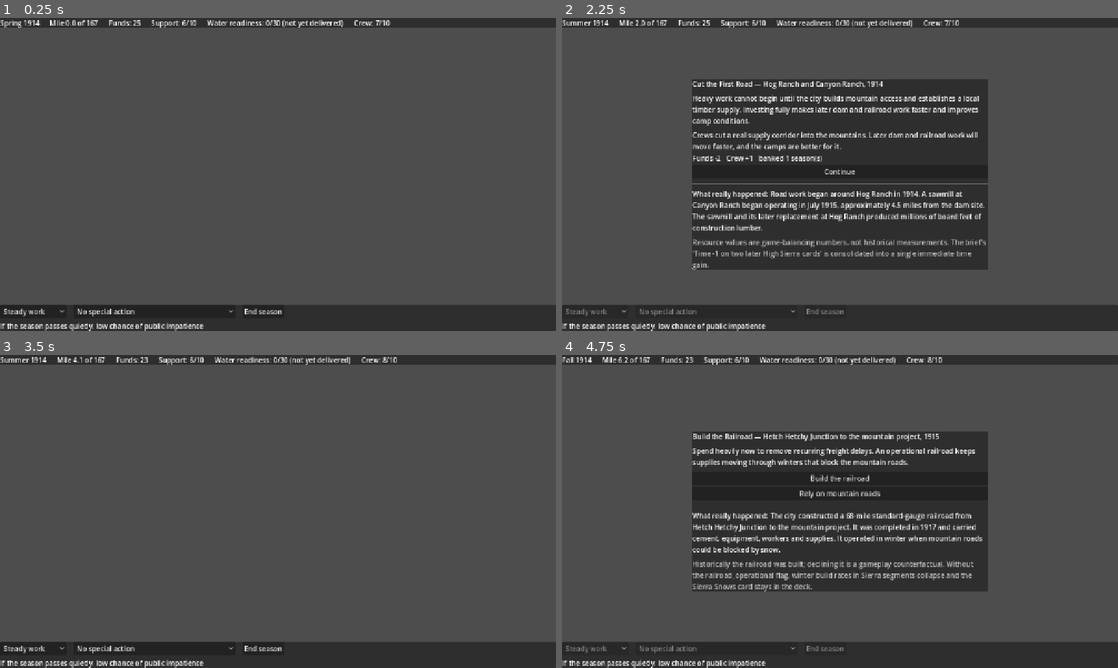
Above: before the commit, frames 1-4 (two rows, left to right).
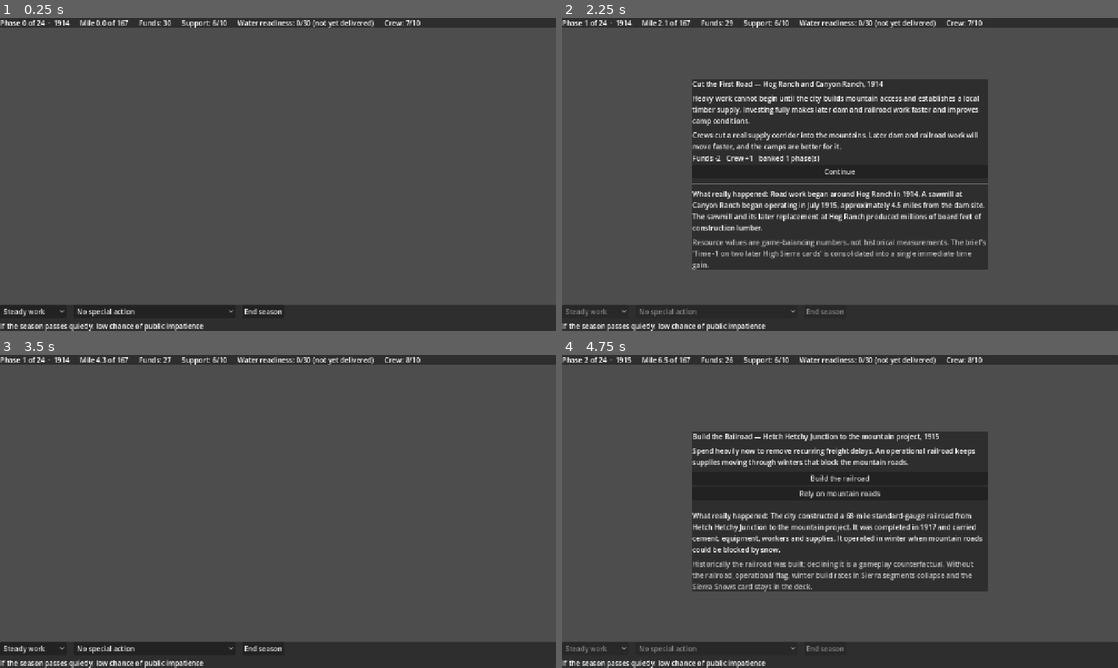
Above: after the commit, the same moments.

Repository: boxwrench/Hetchy-Trail
Game: Godot game, scene res://scenes/journey/journey.tscn
Two runs of this game, one before a commit and one after it. Both use one fixed random seed, a clock stepped at 60 frames per second and the inputs below.
Inputs:
- Up to frame 1 (0.25 s): no input
- Up to frame 2 (2.25 s): click "Steady work" at 0.5 s; click "End season" at 1.25 s; click "Build the full road and sawmi…" at 2 s
- Up to frame 3 (3.5 s): click "Continue" at 2.75 s
- Up to frame 4 (4.75 s): click "Steady work" at 3.5 s; click "End season" at 4.25 s

The runs differ from the first frame. In frame 1, 0.9% of the frame differs, in the area x 0-76%, y 0-4%; in frame 2, 0.9%, in the area x 0-76%, y 0-47%; in frame 3, 0.9%; in frame 4, 0.9%.

Commit message:
feat: 24-phase campaign replaces the 73-turn seasonal calendar
One turn is now one construction phase. Seasons survive only as narrative
framing in card prose; the game no longer simulates weather. Sierra build
penalty becomes division-scoped railroad dependence, preserving the reason to
build the railroad.

Removes GameState.season/Season and EventCard.winter_only. Adds phase,
PHASES_TOTAL, current_year(), phases_remaining().

Rebalances funds for the compressed campaign: two large bond measures echoing
the 1910 and 1928 issues replace an unlimited supply of small ones. Measured
canonical card cost is -34 against -24 phase overhead, so the old economy only
balanced by grinding the unbounded bond loop across 73 turns.

Harness: SMOKE PASS (214 checks); SIM PASS system_complete in 20 turns.

Co-Authored-By: Claude Opus 5 <noreply@anthropic.com>

Diff:
--- a/autoload/event_manager.gd
+++ b/autoload/event_manager.gd
@@ -76,14 +76,13 @@
 # --- internals ---------------------------------------------------------------
 
 func _available_cards() -> Array[EventCard]:
-	var is_winter := GameState.season == GameState.Season.WINTER
 	var out: Array[EventCard] = []
 	for card in deck:
 		if card.hazard_kind != &"":
 			continue   # hazards are drawn only by the pace-risk roll (see try_draw)
 		if drawn_ids.has(card.event_id):
 			continue
-		if card.is_available(GameState.miles_built, is_winter, GameState.flags):
+		if card.is_available(GameState.miles_built, GameState.flags):
 			out.append(card)
 	return out
 
@@ -139,14 +138,13 @@
 
 
 func _hazard_pool(kind: StringName) -> Array[EventCard]:
-	var is_winter := GameState.season == GameState.Season.WINTER
 	var out: Array[EventCard] = []
 	for card in deck:
 		if card.hazard_kind != kind:
 			continue
 		if drawn_ids.has(card.event_id):
 			continue
-		if card.is_available(GameState.miles_built, is_winter, GameState.flags):
+		if card.is_available(GameState.miles_built, GameState.flags):
 			out.append(card)
 	return out
 
--- a/autoload/game_state.gd
+++ b/autoload/game_state.gd
@@ -22,10 +22,9 @@
 signal crew_changed(value: int)
 signal miles_changed(value: float)
 signal flag_granted(flag: StringName)
-signal turn_advanced(year: int, season: int)
+signal turn_advanced(year: int, phase: int)
 signal game_ended(result: StringName)
 
-enum Season { WINTER, SPRING, SUMMER, FALL }
 enum Pace { REST, STEADY, PUSHED }
 
 const TOTAL_MILES := 167.0
@@ -33,28 +32,44 @@
 const HISTORICAL_FINISH_YEAR := 1934  # first water reached Pulgas October 24, 1934
 const FINAL_DEADLINE_YEAR := 1940     # hard loss: the city turns elsewhere
 
+## One turn is one construction phase, not a calendar season: six divisions,
+## four phases each. Seasons survive only as narrative framing inside card
+## prose -- the campaign does not simulate weather. Each affected card records
+## this in its assumption_note.
+const PHASES_TOTAL := 24
+const YEARS_SPAN := HISTORICAL_FINISH_YEAR - START_YEAR   # 20 years over 24 phases
+
 # --- Tuning knobs -----------------------------------------------------------
-const START_FUNDS := 25
+const START_FUNDS := 30
 const START_SUPPORT := 6
 const START_CREW := 7
 const METER_MAX := 10                 # cap for support and crew
 const READINESS_TARGET := 30          # display scale for water readiness
 
-const MILES_PER_SEASON := {
+## TUNING KNOB. Task 1 Step 10 adjusts STEADY only; PUSHED is always
+## STEADY * 1.6, rounded to one decimal.
+const MILES_PER_PHASE := {
 	Pace.REST: 0.0,
-	Pace.STEADY: 2.5,
-	Pace.PUSHED: 4.0,
+	Pace.STEADY: 6.5,
+	Pace.PUSHED: 10.4,
 }
-const PUSHED_CREW_DRIFT := -1         # crew change per pushed season
-const REST_CREW_DRIFT := 1            # crew change per rest season
-const WINTER_PAYROLL := 1             # funds spent every winter turn
-const PUMPING_SURCHARGE := 1          # extra winter cost if pumps were chosen
-const SNOWBOUND_FACTOR := 0.3         # winter rate in Sierra segments, no railroad
-const RAILROAD_WINTER_FACTOR := 0.8   # winter rate in Sierra segments with railroad
+const PUSHED_CREW_DRIFT := -1         # crew change per pushed phase
+const REST_CREW_DRIFT := 1            # crew change per rest phase
+const PHASE_OVERHEAD := 1             # funds spent every phase
+const PUMPING_SURCHARGE := 1          # extra per-phase cost if pumps were chosen
+## Sierra divisions build at this fraction until the railroad is operational.
+## Division-scoped, not calendar-scoped -- it is what makes the railroad worth
+## building now that the game no longer tracks winter.
+const NO_RAILROAD_FACTOR := 0.4
 
 const BOND_MIN_SUPPORT := 4           # support needed to issue a bond
-const BOND_FUNDS_GAIN := 3
+## A campaign authorizes two major bond measures, echoing the 1910 and 1928
+## issues -- large and rare, not an unlimited supply of small ones. This is
+## what funds a 24-phase campaign against -34 funds of canonical card costs
+## and -24 of phase overhead.
+const BOND_FUNDS_GAIN := 20
 const BOND_SUPPORT_COST := 1
+const MAX_BOND_ISSUES := 2
 const OUTREACH_FUNDS_COST := 1
 const OUTREACH_SUPPORT_GAIN := 2
 const CAMP_FUNDS_COST := 1
@@ -82,10 +97,10 @@
 var water_readiness: int = 0
 var crew_wellbeing: int = START_CREW
 var miles_built: float = 0.0
-var year: int = START_YEAR
-var season: int = Season.SPRING
+var phase: int = 0
 var work_pace: int = Pace.STEADY
 var flags: Dictionary = {}            # StringName -> true
+var bonds_issued: int = 0
 var game_over: bool = false
 
 var segments: Array[RouteSegment] = []
@@ -102,15 +117,15 @@
 	water_readiness = 0
 	crew_wellbeing = START_CREW
 	miles_built = 0.0
-	year = START_YEAR
-	season = Season.SPRING
+	phase = 0
 	work_pace = Pace.STEADY
 	flags = {}
+	bonds_issued = 0
 	game_over = false
 	_emit_all()
 
 
-## Advances one season: build, crew drift, winter payroll, calendar, end check.
+## Advances one phase: build, crew drift, phase overhead, calendar, end check.
 ## Called once per turn by Journey, after the player's decisions are applied.
 func advance_turn() -> void:
 	if game_over:
@@ -134,6 +149,9 @@
 		&"issue_bond":
 			if public_support < BOND_MIN_SUPPORT:
 				return false
+			if bonds_issued >= MAX_BOND_ISSUES:
+				return false
+			bonds_issued += 1
 			_set_funds(funds + BOND_FUNDS_GAIN)
 			_set_support(public_support - BOND_SUPPORT_COST)
 		&"outreach":
@@ -162,9 +180,9 @@
 	_set_crew(crew_wellbeing + choice.crew_wellbeing_delta)
 	for flag in choice.granted_flags:
 		grant_flag(flag)
-	# Positive time deltas are lost seasons: the calendar advances with winter
-	# payroll but no construction. Negative deltas are schedule gains, banked
-	# as immediate bonus mileage at the steady rate.
+	# Positive time deltas are lost phases: the calendar advances with
+	# overhead but no construction. Negative deltas are schedule gains,
+	# banked as immediate bonus mileage at the steady rate.
 	if choice.time_delta_seasons > 0:
 		for i in choice.time_delta_seasons:
 			_advance_calendar()
@@ -198,26 +216,38 @@
 	return segments.back() if not segments.is_empty() else null
 
 
+## Display year derived from the phase counter: 24 phases span 1914-1934.
+## Overrunning the campaign keeps advancing the year toward FINAL_DEADLINE_YEAR.
+func current_year() -> int:
+	return START_YEAR + int(floor(float(phase) * float(YEARS_SPAN) / float(PHASES_TOTAL)))
+
+
+## Phases left before the historical finish. Negative once the player overruns.
+func phases_remaining() -> int:
+	return PHASES_TOTAL - phase
+
+
 ## Win-screen grade against the historical finish of October 1934.
 func completion_grade() -> String:
-	if year < HISTORICAL_FINISH_YEAR:
+	var y := current_year()
+	if y < HISTORICAL_FINISH_YEAR:
 		return "ahead_of_history"
-	if year == HISTORICAL_FINISH_YEAR:
+	if y == HISTORICAL_FINISH_YEAR:
 		return "matched_history"
 	return "behind_history"
 
 
 # --- internals ---------------------------------------------------------------
 
-func _build_miles(season_count: int) -> void:
+func _build_miles(phase_count: int) -> void:
 	var segment := current_segment()
 	if segment == null:
 		return
-	var rate: float = MILES_PER_SEASON[work_pace] * segment.build_rate_modifier
+	var rate: float = MILES_PER_PHASE[work_pace] * segment.build_rate_modifier
 	rate *= _crew_factor()
-	if season == Season.WINTER and segment.winter_sensitive:
-		rate *= RAILROAD_WINTER_FACTOR if has_flag(&"railroad_operational") else SNOWBOUND_FACTOR
-	miles_built = minf(miles_built + rate * season_count, TOTAL_MILES)
+	if segment.winter_sensitive and not has_flag(&"railroad_operational"):
+		rate *= NO_RAILROAD_FACTOR
+	miles_built = minf(miles_built + rate * phase_count, TOTAL_MILES)
 	miles_changed.emit(miles_built)
 
 
@@ -227,14 +257,12 @@
 
 
 func _advance_calendar() -> void:
-	season = (season + 1) % 4
-	if season == Season.WINTER:
-		year += 1
-		var payroll := WINTER_PAYROLL
-		if has_flag(&"pumped_alternative_chosen"):
-			payroll += PUMPING_SURCHARGE
-		_set_funds(funds - payroll)
-	turn_advanced.emit(year, season)
+	phase += 1
+	var overhead := PHASE_OVERHEAD
+	if has_flag(&"pumped_alternative_chosen"):
+		overhead += PUMPING_SURCHARGE
+	_set_funds(funds - overhead)
+	turn_advanced.emit(current_year(), phase)
 
 
 func _check_end_conditions() -> void:
@@ -248,7 +276,7 @@
 		_end_game(&"project_cancelled")
 	elif crew_wellbeing <= 0:
 		_end_game(&"work_halted")
-	elif year > FINAL_DEADLINE_YEAR:
+	elif current_year() > FINAL_DEADLINE_YEAR:
 		_end_game(&"city_moves_on")
 
 
@@ -283,7 +311,7 @@
 	readiness_changed.emit(water_readiness)
 	crew_changed.emit(crew_wellbeing)
 	miles_changed.emit(miles_built)
-	turn_advanced.emit(year, season)
+	turn_advanced.emit(current_year(), phase)
 
 
 func _load_segments() -> void:
--- a/resources/event_card.gd
+++ b/resources/event_card.gd
@@ -34,7 +34,6 @@
 @export var weight: float = 1.0
 @export var required_flags: Array[StringName] = []
 @export var blocked_by_flags: Array[StringName] = []
-@export var winter_only: bool = false
 ## Empty for a normal card. "injury" or "impatience" marks a repeatable
 ## hazard drawn only by EventManager's pace-risk roll, never the normal deck.
 @export var hazard_kind: StringName = &""
@@ -44,12 +43,10 @@
 @export_multiline var assumption_note: String = ""
 
 
-func is_available(miles: float, is_winter: bool, flags: Dictionary) -> bool:
+func is_available(miles: float, flags: Dictionary) -> bool:
 	if miles < float(mile_start):
 		return false
 	if not is_fixed and miles > float(mile_end):
-		return false
-	if winter_only and not is_winter:
 		return false
 	for flag in required_flags:
 		if not flags.has(flag):
--- a/resources/route_segment.gd
+++ b/resources/route_segment.gd
@@ -16,8 +16,11 @@
 ## (San Joaquin Valley pipeline).
 @export var build_rate_modifier: float = 1.0
 
-## Sierra segments lose most of their winter build rate unless the
-## Hetch Hetchy Railroad is operational.
+## Sierra divisions build at NO_RAILROAD_FACTOR until the Hetch Hetchy Railroad
+## is operational. Named for the seasonal model this game no longer simulates;
+## the property now means "railroad-dependent". DEFERRED CLEANUP: renaming this
+## export would silently drop the value from the six segment .tres files, so the
+## name stays until a migration is written.
 @export var winter_sensitive: bool = false
 
 ## GameState flag that marks this division complete; the map lights the
--- a/scenes/ui/event_panel.gd
+++ b/scenes/ui/event_panel.gd
@@ -101,9 +101,9 @@
 	if choice.crew_wellbeing_delta != 0:
 		parts.append("Crew %+d" % choice.crew_wellbeing_delta)
 	if choice.time_delta_seasons > 0:
-		parts.append("lost %d season(s)" % choice.time_delta_seasons)
+		parts.append("lost %d phase(s)" % choice.time_delta_seasons)
 	elif choice.time_delta_seasons < 0:
-		parts.append("banked %d season(s)" % -choice.time_delta_seasons)
+		parts.append("banked %d phase(s)" % -choice.time_delta_seasons)
 	# NOTE: granted_flags are intentionally not narrated here. Every authored choice
 	# today also carries a metric delta, so this fallback never fires on a flag-
 	# granting choice. If a flag-ONLY choice is ever authored, add flag narration --
--- a/scenes/ui/hud.gd
+++ b/scenes/ui/hud.gd
@@ -2,7 +2,6 @@
 ## Read-only display of the five metrics, the date, and the construction front.
 ## Metrics near a loss condition turn warning-rust; ongoing drains are surfaced.
 
-const SEASONS := ["Winter", "Spring", "Summer", "Fall"]
 const WARN_COLOR := Color(0.65, 0.32, 0.18)   # warning rust (#A6532E), per art_assets.md
 const FUNDS_WARN_AT := 2                        # bond crisis strikes below 0
 const METER_WARN_AT := 2                        # support->cancelled, crew->halt at 0
@@ -34,7 +33,7 @@
 	GameState.readiness_changed.connect(_set_water)
 	GameState.flag_granted.connect(_on_flag)
 	GameState.miles_changed.connect(func(v: float): labels["miles"].text = "Mile %.1f of 167" % v)
-	GameState.turn_advanced.connect(func(y: int, s: int): labels["date"].text = "%s %d" % [SEASONS[s], y])
+	GameState.turn_advanced.connect(func(y: int, p: int): labels["date"].text = "Phase %d of %d  ·  %d" % [p, GameState.PHASES_TOTAL, y])
 	_refresh()
 
 
@@ -43,7 +42,7 @@
 	_set_support(GameState.public_support)
 	_set_crew(GameState.crew_wellbeing)
 	labels["miles"].text = "Mile %.1f of 167" % GameState.miles_built
-	labels["date"].text = "%s %d" % [SEASONS[GameState.season], GameState.year]
+	labels["date"].text = "Phase %d of %d  ·  %d" % [GameState.phase, GameState.PHASES_TOTAL, GameState.current_year()]
 	_set_water(GameState.water_readiness)
 	_update_cost_cue()
 
@@ -75,7 +74,7 @@
 
 func _update_cost_cue() -> void:
 	if GameState.has_flag(&"pumped_alternative_chosen"):
-		cost_label.text = "Pumping: -1 funds every winter"
+		cost_label.text = "Pumping: -%d funds every phase" % GameState.PUMPING_SURCHARGE
 		cost_label.visible = true
 	else:
 		cost_label.visible = false
--- a/tools/sim_test.gd
+++ b/tools/sim_test.gd
@@ -5,9 +5,8 @@
 ## PASS = system complete by 1940 AND injuries fire under push, impatience under
 ## rest. Deterministic (fixed seed). Never weaken a check to make it pass.
 
-const MAX_TURNS := 160
-const PROBE_TURNS := 25
-const SEASONS := ["Winter", "Spring", "Summer", "Fall"]
+const MAX_TURNS := 40
+const PROBE_TURNS := 12
 
 var result: StringName = &""
 var hazards_seen := 0
@@ -44,13 +43,13 @@
 			EventManager.resolve_choice(card, card.canonical_choice)
 	EventManager.event_drawn.disconnect(count_hazards)
 	var final_result := result
-	var final_year := GameState.year
+	var final_year := GameState.current_year()
 	# Cache the grade while GameState still holds the canonical end state; the
 	# probes below call new_game() and would otherwise pollute completion_grade().
 	var final_grade := GameState.completion_grade()
 	GameState.game_ended.disconnect(on_ended)
-	print("SIM RESULT: %s | %s %d | mile %.0f | readiness %d | funds %d | support %d | crew %d | %d turns | %d hazards"
-		% [final_result, SEASONS[GameState.season], final_year, GameState.miles_built,
+	print("SIM RESULT: %s | phase %d | %d | mile %.0f | readiness %d | funds %d | support %d | crew %d | %d turns | %d hazards"
+		% [final_result, GameState.phase, final_year, GameState.miles_built,
 		GameState.water_readiness, GameState.funds, GameState.public_support,
 		GameState.crew_wellbeing, turns, hazards_seen])
 
--- a/tools/smoke_test.gd
+++ b/tools/smoke_test.gd
@@ -7,6 +7,7 @@
 
 
 func _ready() -> void:
+	_check_phase_calendar()
 	_check_segments()
 	_check_deck()
 	_check_hazards()
@@ -139,3 +140,26 @@
 	journey.queue_free()
 	GameState.new_game()
 	EventManager.reset()
+
+
+func _check_phase_calendar() -> void:
+	GameState.new_game()
+	check(GameState.PHASES_TOTAL == 24, "campaign is 24 phases")
+	check(GameState.phase == 0, "new game starts at phase 0")
+	check(GameState.current_year() == 1914, "phase 0 is 1914")
+	check(GameState.phases_remaining() == 24, "24 phases remain at start")
+	for i in 24:
+		GameState.work_pace = GameState.Pace.STEADY
+		GameState.advance_turn()
+	check(GameState.phase == 24, "24 advances reach phase 24 (got %d)" % GameState.phase)
+	check(GameState.current_year() == 1934,
+		"phase 24 lands on 1934 (got %d)" % GameState.current_year())
+	# Two Sierra divisions must stay railroad-dependent; renaming the export
+	# would silently drop this from the .tres files.
+	var dependent := 0
+	for s in GameState.segments:
+		if s.winter_sensitive:
+			dependent += 1
+	check(dependent == 3, "exactly 3 railroad-dependent segments (got %d)" % dependent)
+	GameState.new_game()
+	EventManager.reset()
Not shown, changed: docs/superpowers/plans/2026-07-27-p1-foundations.md
